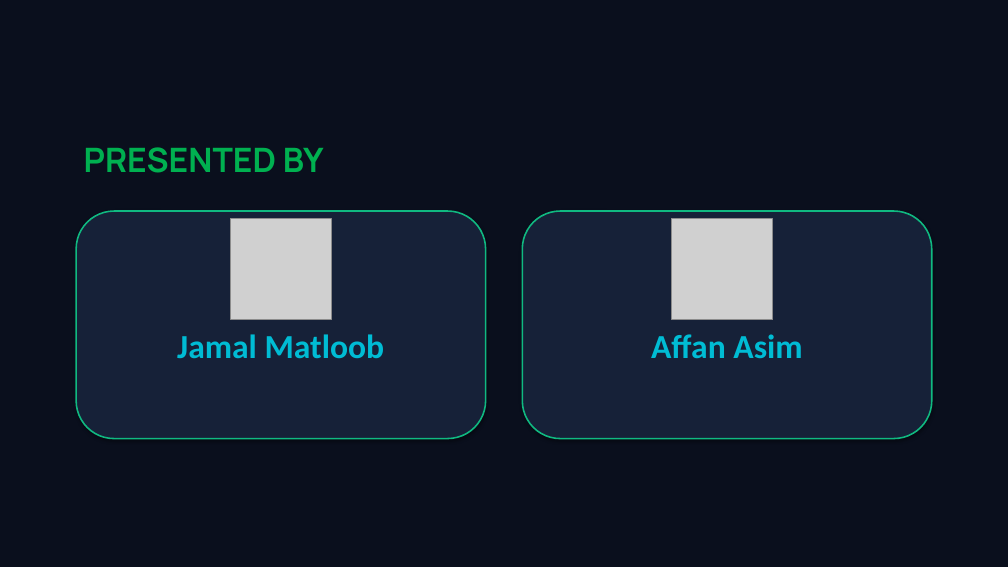
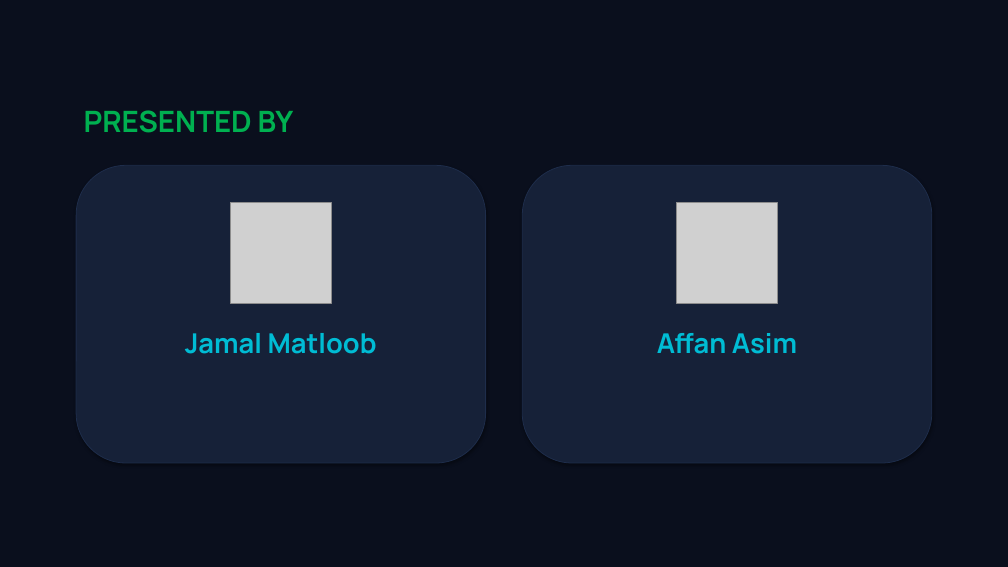
Before and after one commit to m-Affan55/NutriSense, a slide deck: slide 2 of docs/NutriSense_Hackathon_Presentation.pptx. Drawn at 1008x567 pixels with LibreOffice and Linux fonts; fonts in the diff are those of the drawing; grey boxes stand for pictures. Boxes give left, top, right and bottom in pixels: in the first picture for what was removed or moved away, otherwise in the second. Text is boxed around its words. In the diff, an @@ line names an element or a change of style, - is before the commit and + after.

```diff
--- a/docs/NutriSense_Hackathon_Presentation.pptx
+++ b/docs/NutriSense_Hackathon_Presentation.pptx
@@ text "PRESENTED BY": place and size @@
-text "PRESENTED BY" at [84, 147, 324, 173]
+text "PRESENTED BY" at [84, 110, 294, 133]
@@ text "PRESENTED BY" at [84, 110, 294, 133]: size 32 to 28 pt; less space between paragraphs @@
@@ rounded rectangle added at [76, 166, 486, 464], fill #162138, outline #1E2D4B 0.75 pt @@
@@ rounded rectangle added at [523, 166, 932, 464], fill #162138, outline #1E2D4B 0.75 pt @@
@@ picture: place and size @@
-picture at [231, 219, 331, 319]
+picture at [231, 203, 331, 303]
@@ picture: place and size @@
-picture at [672, 219, 773, 319]
+picture at [677, 203, 777, 303]
@@ text "Jamal Matloob": place and size @@
-text "Jamal Matloob" at [76, 211, 486, 439]
+text "Jamal Matloob" at [185, 333, 377, 354]
@@ text "Jamal Matloob" at [185, 333, 377, 354]: size 32 to 26 pt, font Calibri to Manrope; more space between paragraphs; vertical alignment middle to top; fill #162138 to none; outline #10B981 1.5 pt to none; shadow off @@
@@ text "Affan Asim" at [657, 333, 797, 354]: size 32 to 26 pt, font Calibri to Manrope; more space between paragraphs; vertical alignment middle to top; fill #162138 to none; outline #10B981 1.5 pt to none; shadow off @@
@@ text "Affan Asim": place and size @@
-text "Affan Asim" at [523, 211, 932, 439]
+text "Affan Asim" at [657, 333, 797, 354]
```
Also in this commit, not shown: 4 other slides changed, 19 slides added, 11 slides removed, 6 other files.
